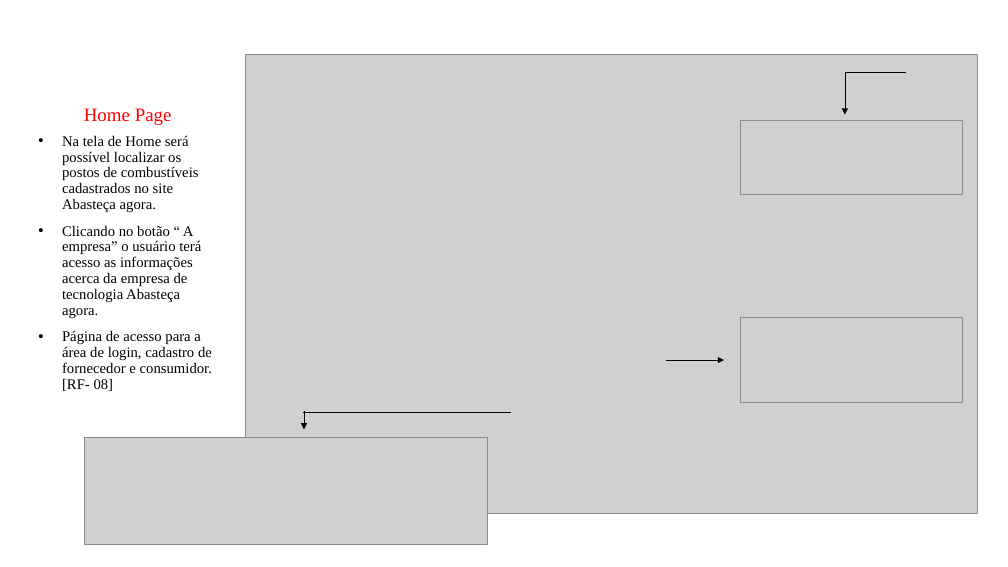
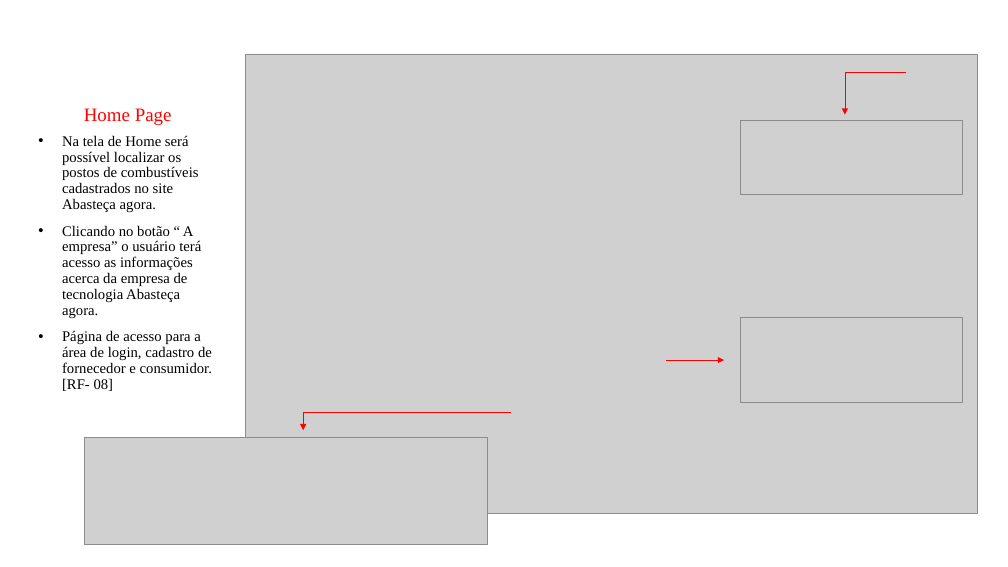
Before and after one commit to ICEI-PUC-Minas-PMV-ADS/pmv-ads-2021-2-e1-proj-web-t5-g3-controle-precos, a slide deck: slide 1 of Apresentação do projeto.pptx. Drawn at 1008x567 pixels with LibreOffice and Linux fonts; fonts in the diff are those of the drawing; grey boxes stand for pictures. Boxes give left, top, right and bottom in pixels: in the first picture for what was removed or moved away, otherwise in the second. Text is boxed around its words. In the diff, an @@ line names an element or a change of style, - is before the commit and + after.

```diff
--- a/Apresentação do projeto.pptx
+++ b/Apresentação do projeto.pptx
@@ arrow (845, 79) - (845, 115): stroke #000000 0.5 pt to #FF0000 0.5 pt @@
@@ line (907, 73) - (845, 73): stroke #000000 0.5 pt to #FF0000 0.5 pt @@
@@ line (845, 79) - (845, 73): stroke #000000 0.5 pt to #FF0000 0.5 pt @@
@@ arrow (666, 360) - (724, 360): stroke #000000 0.5 pt to #FF0000 0.5 pt @@
@@ line (511, 412) - (303, 412): stroke #000000 0.5 pt to #FF0000 0.5 pt @@
@@ arrow (303, 412) - (303, 430): stroke #000000 0.5 pt to #FF0000 0.5 pt @@
```
Also in this commit, not shown: 1 other slide changed, 1 slide added, 1 slide removed.
